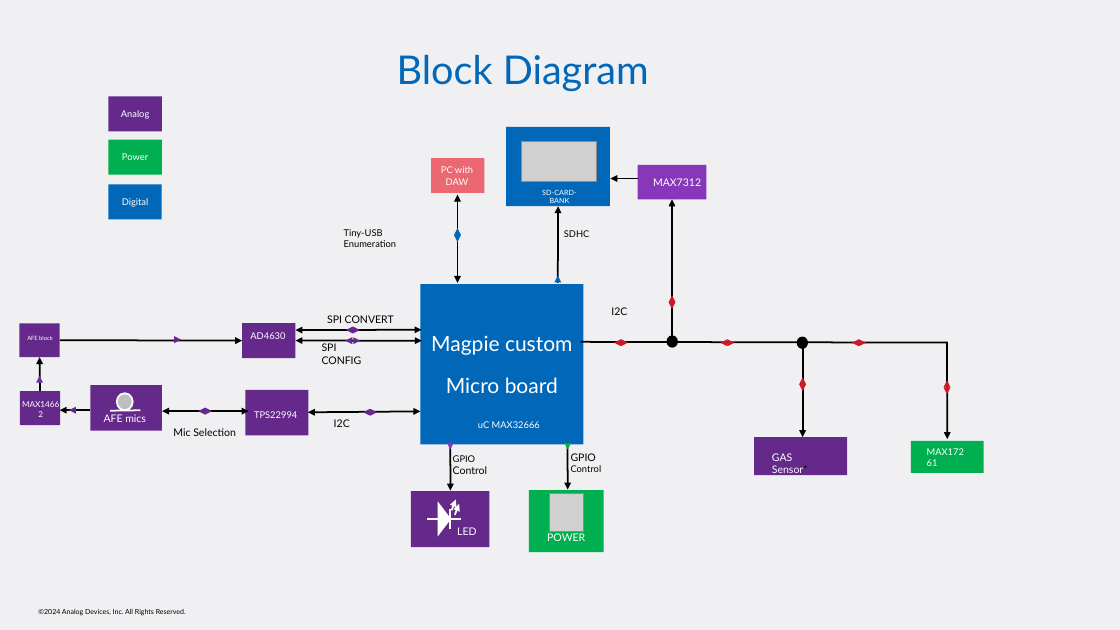
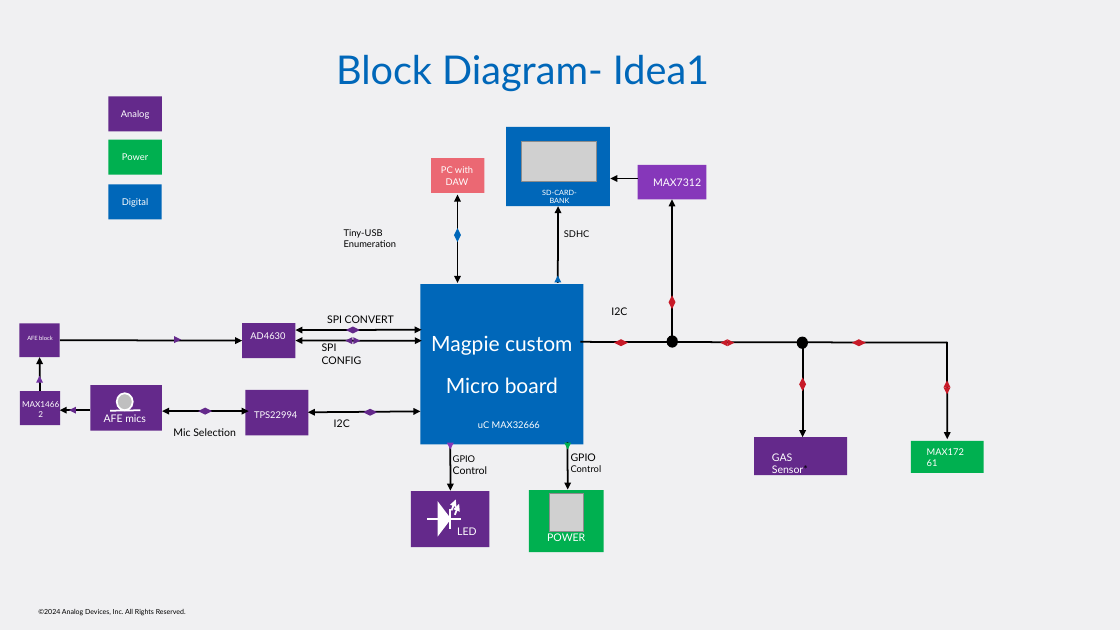
Before and after one commit to analogdevicesinc/Magpie, a slide deck: slide 2 of Magpie/Documents/FTC_Demo/FTC_idea.pptx. Drawn at 1120x630 pixels with LibreOffice and Linux fonts; fonts in the diff are those of the drawing; grey boxes stand for pictures. Boxes give left, top, right and bottom in pixels: in the first picture for what was removed or moved away, otherwise in the second. Text is boxed around its words. In the diff, an @@ line names an element or a change of style, - is before the commit and + after.

Commit message:
Modified the PPT

```diff
--- a/Magpie/Documents/FTC_Demo/FTC_idea.pptx
+++ b/Magpie/Documents/FTC_Demo/FTC_idea.pptx
@@ title at (336,54,709,92): text changed @@
-Block Diagram
+Block Diagram- Idea1
```
Also in this commit, not shown: 1 other slide changed, 2 slides added.
